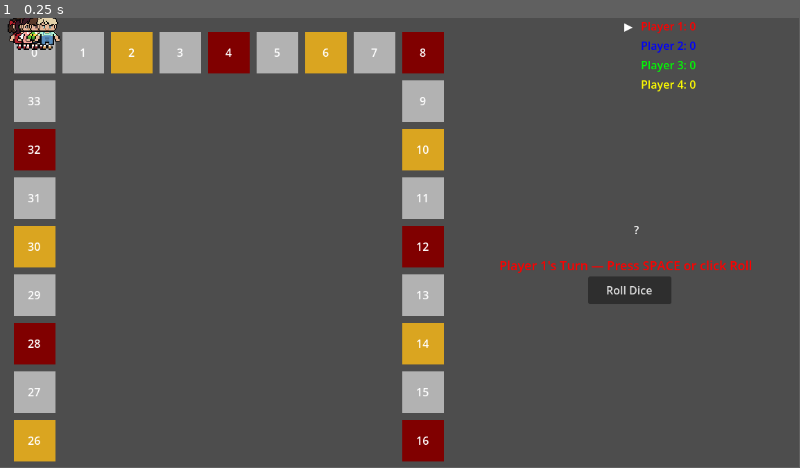
Above: before the commit, frame 1.
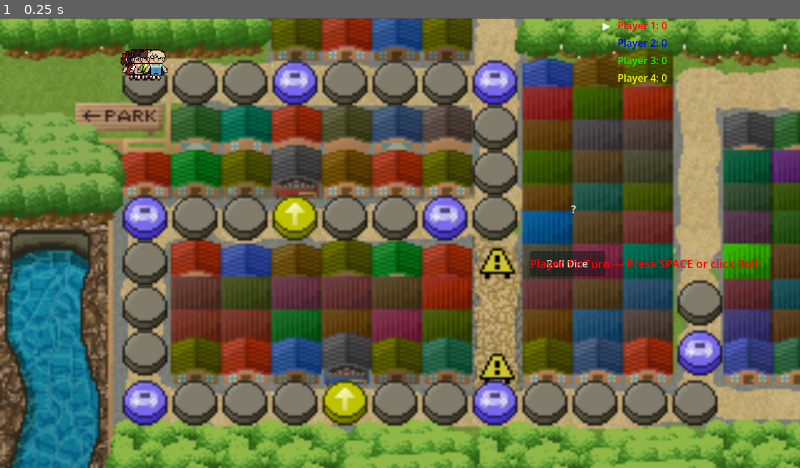
Above: after the commit, the same moment.

Repository: Zephyrdoestech/Pinoy-Party
Game: Godot game, scene res://scenes/Game.tscn
Two runs of this game, one before a commit and one after it. Both use one fixed random seed, a clock stepped at 60 frames per second and the inputs below. This scene is started directly instead of the project's main scene.
Inputs:
- Up to frame 1 (0.25 s): no input
In our replay, the window is 799x449 before the commit and 800x450 after it. These sizes can differ from the game's own. Grey fills any space a smaller window leaves; there, only what the larger window draws over its background counts as a difference.

The runs differ from the first frame. In frame 1, 94% of the frame differs, in the area x 0-100%, y 0-100%.

Commit message:
added board assets
board game bg
laid out the tiles w their different states

Diff:
--- a/pinoy-party/project.godot
+++ b/pinoy-party/project.godot
@@ -29,6 +29,11 @@
 Utils="*uid://kq72ldfg6dn8"
 NetworkManager="*uid://dh16yfljr5wd7"
 TriviaController="*uid://bsqfygbc7nlo3"
+
+[display]
+
+window/size/viewport_width=1280
+window/size/viewport_height=720
 
 [editor_plugins]
 
--- a/pinoy-party/scenes/Game.tscn
+++ b/pinoy-party/scenes/Game.tscn
@@ -8,15 +8,171 @@
 [ext_resource type="Script" uid="uid://c4grj3vp5v4vj" path="res://scripts/state_machine/states/State_WaitingForDice.gd" id="6_3xj3m"]
 [ext_resource type="Script" uid="uid://dbpgmhuso24j4" path="res://scripts/state_machine/states/State_Moving.gd" id="7_mcffj"]
 [ext_resource type="Script" uid="uid://bj3xox6d6dtr7" path="res://scripts/state_machine/states/State_TileEvent.gd" id="8_2rd6h"]
+[ext_resource type="PackedScene" uid="uid://cph0668ds8x15" path="res://scenes/board/Tile.tscn" id="8_kyk2p"]
 [ext_resource type="Script" uid="uid://bn08v1ospija" path="res://scripts/state_machine/states/State_EndTurn.gd" id="9_7ua8r"]
 [ext_resource type="PackedScene" uid="uid://b27tfag0jsw3q" path="res://scenes/ui/HUD.tscn" id="10_qy1jj"]
 [ext_resource type="PackedScene" uid="uid://05p1lmwlynfu" path="res://scenes/ui/ScoreBoard.tscn" id="11_3xj3m"]
 [ext_resource type="PackedScene" uid="uid://c2hbad6cv4qhg" path="res://scenes/ui/GameOverScreen.tscn" id="12_mcffj"]
+[ext_resource type="Texture2D" uid="uid://b16cipce2a2vi" path="res://assets/board_assets/board_background.png" id="13_2rd6h"]
 
 [node name="Game" type="Node2D" unique_id=1768686812]
 script = ExtResource("1")
 
+[node name="Sprite2D" type="Sprite2D" parent="." unique_id=2054004341]
+position = Vector2(643, 361)
+scale = Vector2(4.0187497, 3.7500002)
+texture = ExtResource("13_2rd6h")
+
 [node name="Board" parent="." unique_id=596197397 instance=ExtResource("2")]
+
+[node name="Tile" parent="Board" unique_id=684484247 instance=ExtResource("8_kyk2p")]
+position = Vector2(232, 104)
+scale = Vector2(2, 2)
+
+[node name="Tile2" parent="Board" unique_id=1600088854 instance=ExtResource("8_kyk2p")]
+position = Vector2(312, 104)
+scale = Vector2(2, 2)
+
+[node name="Tile3" parent="Board" unique_id=1144859300 instance=ExtResource("8_kyk2p")]
+position = Vector2(392, 104)
+scale = Vector2(2, 2)
+
+[node name="Tile4" parent="Board" unique_id=375673994 instance=ExtResource("8_kyk2p")]
+position = Vector2(472, 104)
+scale = Vector2(2, 2)
+tile_type = 1
+
+[node name="Tile5" parent="Board" unique_id=1518892781 instance=ExtResource("8_kyk2p")]
+position = Vector2(552, 104)
+scale = Vector2(2, 2)
+
+[node name="Tile6" parent="Board" unique_id=370085026 instance=ExtResource("8_kyk2p")]
+position = Vector2(632, 104)
+scale = Vector2(2, 2)
+
+[node name="Tile7" parent="Board" unique_id=1120706849 instance=ExtResource("8_kyk2p")]
+position = Vector2(712, 104)
+scale = Vector2(2, 2)
+
+[node name="Tile8" parent="Board" unique_id=271920983 instance=ExtResource("8_kyk2p")]
+position = Vector2(792, 104)
+scale = Vector2(2, 2)
+tile_type = 1
+
+[node name="Tile9" parent="Board" unique_id=1726265710 instance=ExtResource("8_kyk2p")]
+position = Vector2(792, 176)
+scale = Vector2(2, 2)
+
+[node name="Tile10" parent="Board" unique_id=70789912 instance=ExtResource("8_kyk2p")]
+position = Vector2(792, 248)
+scale = Vector2(2, 2)
+
+[node name="Tile11" parent="Board" unique_id=80101165 instance=ExtResource("8_kyk2p")]
+position = Vector2(792, 320)
+scale = Vector2(2, 2)
+
+[node name="Tile12" parent="Board" unique_id=1614665983 instance=ExtResource("8_kyk2p")]
+position = Vector2(712, 320)
+scale = Vector2(2, 2)
+tile_type = 1
+
+[node name="Tile13" parent="Board" unique_id=823966111 instance=ExtResource("8_kyk2p")]
+position = Vector2(632, 320)
+scale = Vector2(2, 2)
+
+[node name="Tile14" parent="Board" unique_id=1729676914 instance=ExtResource("8_kyk2p")]
+position = Vector2(552, 320)
+scale = Vector2(2, 2)
+
+[node name="Tile15" parent="Board" unique_id=919960343 instance=ExtResource("8_kyk2p")]
+position = Vector2(472, 320)
+scale = Vector2(2, 2)
+tile_type = 2
+
+[node name="Tile16" parent="Board" unique_id=262356167 instance=ExtResource("8_kyk2p")]
+position = Vector2(392, 320)
+scale = Vector2(2, 2)
+
+[node name="Tile17" parent="Board" unique_id=2730298 instance=ExtResource("8_kyk2p")]
+position = Vector2(312, 320)
+scale = Vector2(2, 2)
+
+[node name="Tile18" parent="Board" unique_id=403107297 instance=ExtResource("8_kyk2p")]
+position = Vector2(232, 320)
+scale = Vector2(2, 2)
+tile_type = 1
+
+[node name="Tile19" parent="Board" unique_id=2049756735 instance=ExtResource("8_kyk2p")]
+position = Vector2(232, 392)
+scale = Vector2(2, 2)
+
+[node name="Tile20" parent="Board" unique_id=197878232 instance=ExtResource("8_kyk2p")]
+position = Vector2(232, 464)
+scale = Vector2(2, 2)
+
+[node name="Tile21" parent="Board" unique_id=1982064522 instance=ExtResource("8_kyk2p")]
+position = Vector2(232, 536)
+scale = Vector2(2, 2)
+
+[node name="Tile22" parent="Board" unique_id=2078465233 instance=ExtResource("8_kyk2p")]
+position = Vector2(232, 616)
+scale = Vector2(2, 2)
+tile_type = 1
+
+[node name="Tile23" parent="Board" unique_id=846374333 instance=ExtResource("8_kyk2p")]
+position = Vector2(312, 616)
+scale = Vector2(2, 2)
+
+[node name="Tile24" parent="Board" unique_id=1229555866 instance=ExtResource("8_kyk2p")]
+position = Vector2(392, 616)
+scale = Vector2(2, 2)
+
+[node name="Tile25" parent="Board" unique_id=1490904791 instance=ExtResource("8_kyk2p")]
+position = Vector2(472, 616)
+scale = Vector2(2, 2)
+
+[node name="Tile26" parent="Board" unique_id=1582162263 instance=ExtResource("8_kyk2p")]
+position = Vector2(552, 616)
+scale = Vector2(2, 2)
+tile_type = 2
+
+[node name="Tile27" parent="Board" unique_id=227291589 instance=ExtResource("8_kyk2p")]
+position = Vector2(632, 616)
+scale = Vector2(2, 2)
+
+[node name="Tile28" parent="Board" unique_id=1254731969 instance=ExtResource("8_kyk2p")]
+position = Vector2(712, 616)
+scale = Vector2(2, 2)
+
+[node name="Tile29" parent="Board" unique_id=848752719 instance=ExtResource("8_kyk2p")]
+position = Vector2(792, 616)
+scale = Vector2(2, 2)
+tile_type = 1
+
+[node name="Tile30" parent="Board" unique_id=1688110384 instance=ExtResource("8_kyk2p")]
+position = Vector2(872, 616)
+scale = Vector2(2, 2)
+
+[node name="Tile31" parent="Board" unique_id=1731889793 instance=ExtResource("8_kyk2p")]
+position = Vector2(952, 616)
+scale = Vector2(2, 2)
+
+[node name="Tile32" parent="Board" unique_id=596887515 instance=ExtResource("8_kyk2p")]
+position = Vector2(1032, 616)
+scale = Vector2(2, 2)
+
+[node name="Tile33" parent="Board" unique_id=1322911378 instance=ExtResource("8_kyk2p")]
+position = Vector2(1112, 616)
+scale = Vector2(2, 2)
+
+[node name="Tile34" parent="Board" unique_id=1478156545 instance=ExtResource("8_kyk2p")]
+position = Vector2(1120, 536)
+scale = Vector2(2, 2)
+tile_type = 1
+
+[node name="Tile35" parent="Board" unique_id=5350535 instance=ExtResource("8_kyk2p")]
+position = Vector2(1120, 456)
+scale = Vector2(2, 2)
 
 [node name="Dice" parent="." unique_id=1631070114 instance=ExtResource("3")]
 position = Vector2(919, 347)
--- a/pinoy-party/scenes/board/Tile.tscn
+++ b/pinoy-party/scenes/board/Tile.tscn
@@ -1,18 +1,21 @@
 [gd_scene format=3 uid="uid://cph0668ds8x15"]
 
 [ext_resource type="Script" uid="uid://b2igwgwut1rhf" path="res://scenes/board/tile.gd" id="1_ts3a1"]
+[ext_resource type="Texture2D" uid="uid://cwv4jvmxktfrv" path="res://assets/board_assets/Tiles/Tile.png" id="2_cy2v4"]
+[ext_resource type="Texture2D" uid="uid://dmyaf0qasbybj" path="res://assets/board_assets/Tiles/Sari-Sari_Tile.png" id="3_1jgwq"]
+[ext_resource type="Texture2D" uid="uid://chnk1yfwjmio" path="res://assets/board_assets/Tiles/Minigame_Tile.png" id="4_4kjxs"]
 
 [node name="Tile" type="Node2D" unique_id=684484247]
 script = ExtResource("1_ts3a1")
+texture_blank = ExtResource("2_cy2v4")
+texture_trivia = ExtResource("3_1jgwq")
+texture_game = ExtResource("4_4kjxs")
 
-[node name="ColorRect" type="ColorRect" parent="."]
-offset_left = -30.0
-offset_top = -30.0
-offset_right = 30.0
-offset_bottom = 30.0
-color = Color(0.7, 0.7, 0.7, 1)
+[node name="Sprite2D" type="Sprite2D" parent="." unique_id=1845199437]
+scale = Vector2(2, 2)
+texture = ExtResource("2_cy2v4")
 
-[node name="Label" type="Label" parent="."]
+[node name="Label" type="Label" parent="." unique_id=1527301350]
 offset_left = -30.0
 offset_top = -30.0
 offset_right = 30.0
--- a/pinoy-party/scenes/board/board.gd
+++ b/pinoy-party/scenes/board/board.gd
@@ -5,19 +5,26 @@
 var tiles: Array[Node2D] = []
 
 func _ready() -> void:
-	generate_board()
+	tiles.clear()
+	for child in get_children():
+		if child is Node2D:
+			tiles.append(child)
 
-func generate_board() -> void:
-	for child in get_children():
-		child.queue_free()
-	tiles.clear()
+	for i in range(tiles.size()):
+		tiles[i].tile_index = i
+		tiles[i]._update_visual()
 
-	for i in range(Constants.TOTAL_TILES):
-		var tile_instance: Node2D = tile_scene.instantiate()
-		add_child(tile_instance)
-		tile_instance.position = Utils.tile_position(i)
-		tile_instance.setup(i, _determine_tile_type(i))
-		tiles.append(tile_instance)
+#func generate_board() -> void:
+	#for child in get_children():
+		#child.queue_free()
+	#tiles.clear()
+#
+	#for i in range(Constants.TOTAL_TILES):
+		#var tile_instance: Node2D = tile_scene.instantiate()
+		#add_child(tile_instance)
+		#tile_instance.position = Utils.tile_position(i)
+		#tile_instance.setup(i, _determine_tile_type(i))
+		#tiles.append(tile_instance)
 
 func _determine_tile_type(index: int) -> int:
 	if index == 0 or index == Constants.TOTAL_TILES - 1:
--- a/pinoy-party/scenes/board/tile.gd
+++ b/pinoy-party/scenes/board/tile.gd
@@ -1,25 +1,31 @@
+@tool
 extends Node2D
 
-var tile_index: int = 0
-var tile_type: int = Enums.TileType.BLANK
+@export var tile_index: int = 0
+@export var tile_type: Enums.TileType = Enums.TileType.BLANK:
+	set(value):
+		tile_type = value
+		_update_visual()
 
-@onready var color_rect: ColorRect = $ColorRect
-@onready var label: Label = $Label
+@export_group("Textures")
+@export var texture_blank: Texture2D
+@export var texture_trivia: Texture2D
+@export var texture_game: Texture2D
 
-func setup(index: int, type: int) -> void:
-	tile_index = index
-	tile_type = type
+func _ready() -> void:
+	print("Tile ", name, " is alive! Type is: ", tile_type)
 	_update_visual()
 
 func _update_visual() -> void:
-	if color_rect == null:
+	var sprite = get_node_or_null("Sprite2D")
+
+	if sprite == null:
 		return
+
 	match tile_type:
 		Enums.TileType.GAME_TRIGGER:
-			color_rect.color = Color.WEB_MAROON  # red
+			sprite.texture = texture_game
 		Enums.TileType.TRIVIA:
-			color_rect.color = Color.GOLDENROD
+			sprite.texture = texture_trivia
 		_:
-			color_rect.color = Color(0.7, 0.7, 0.7)  # gray
-	if label:
-		label.text = str(tile_index)
+			sprite.texture = texture_blank
Not shown, changed: PinoyParty.console.exe
Not shown, changed: PinoyParty.exe
Not shown, added: PinoyParty.exe~RF32ca1f75.TMP
Not shown, changed: PinoyParty.pck
